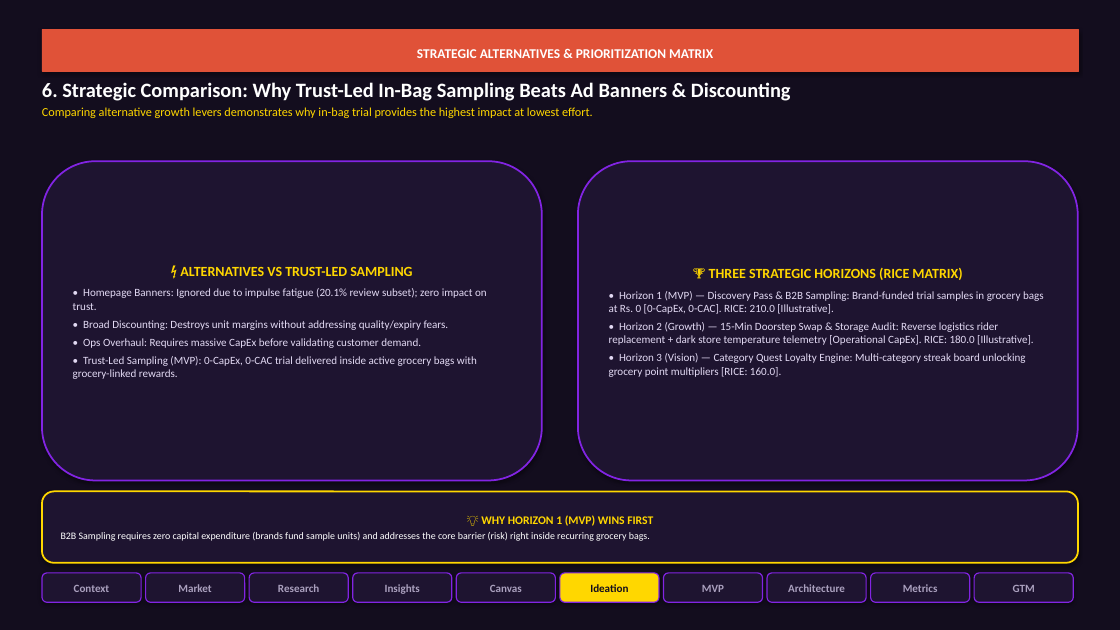
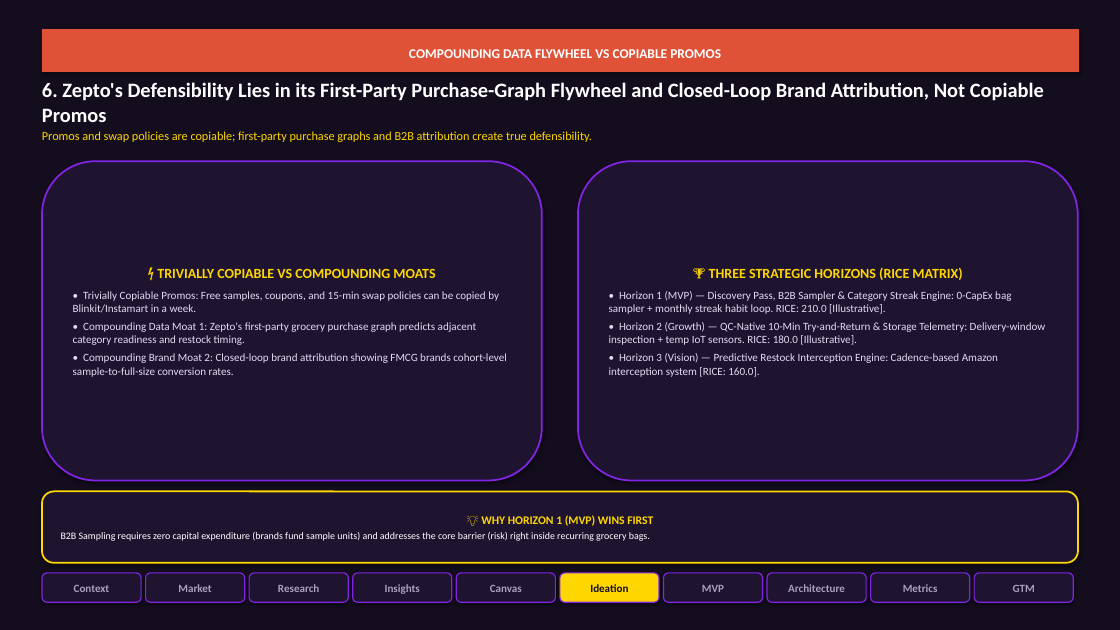
Before and after one commit to akhyashukla03/zeptomvp, a slide deck: slide 6 of NL_Zepto_Growth_PM_Graduation_Project.pptx. Drawn at 1120x630 pixels with LibreOffice and Linux fonts; fonts in the diff are those of the drawing. Boxes give left, top, right and bottom in pixels: in the first picture for what was removed or moved away, otherwise in the second. Text is boxed around its words. In the diff, an @@ line names an element or a change of style, - is before the commit and + after.

Commit message:
Implement 96+ strategic upgrades: repeat habit loop in MVP, category scope concession, unit economics table, data flywheel moat, and randomized holdout incrementality

```diff
--- a/NL_Zepto_Growth_PM_Graduation_Project.pptx
+++ b/NL_Zepto_Growth_PM_Graduation_Project.pptx
@@ text in rectangle at [409, 49, 721, 58]: text changed @@
-STRATEGIC ALTERNATIVES & PRIORITIZATION MATRIX
+COMPOUNDING DATA FLYWHEEL VS COPIABLE PROMOS
@@ text at [42, 82, 1044, 142]: text changed; size 10.5 to 17.5 pt; text colour #FFD700 to #FFFFFF; bold on @@
-6. Strategic Comparison: Why Trust-Led In-Bag Sampling Beats Ad Banners & Discounting
-Comparing alternative growth levers demonstrates why in-bag trial provides the highest impact at lowest effort.
+6. Zepto's Defensibility Lies in its First-Party Purchase-Graph Flywheel and Closed-Loop Brand Attribution, Not Copiable Promos
+Promos and swap policies are copiable; first-party purchase graphs and B2B attribution create true defensibility.
@@ text in rounded rectangle at [73, 269, 506, 377]: text changed @@
-⚡ ALTERNATIVES VS TRUST-LED SAMPLING
-• Homepage Banners: Ignored due to impulse fatigue (20.1% review subset); zero impact on trust.
-• Broad Discounting: Destroys unit margins without addressing quality/expiry fears.
-• Ops Overhaul: Requires massive CapEx before validating customer demand.
-• Trust-Led Sampling (MVP): 0-CapEx, 0-CAC trial delivered inside active grocery bags with grocery-linked rewards.
+⚡ TRIVIALLY COPIABLE VS COMPOUNDING MOATS
+• Trivially Copiable Promos: Free samples, coupons, and 15-min swap policies can be copied by Blinkit/Instamart in a week.
+• Compounding Data Moat 1: Zepto's first-party grocery purchase graph predicts adjacent category readiness and restock timing.
+• Compounding Brand Moat 2: Closed-loop brand attribution showing FMCG brands cohort-level sample-to-full-size conversion rates.
@@ text in rounded rectangle at [609, 291, 1046, 377]: text changed @@
-• Horizon 1 (MVP) — Discovery Pass & B2B Sampling: Brand-funded trial samples in grocery bags at Rs. 0 [0-CapEx, 0-CAC]. RICE: 210.0 [Illustrative].
-• Horizon 2 (Growth) — 15-Min Doorstep Swap & Storage Audit: Reverse logistics rider replacement + dark store temperature telemetry [Operational CapEx]. RICE: 180.0 [Illustrative].
-• Horizon 3 (Vision) — Category Quest Loyalty Engine: Multi-category streak board unlocking grocery point multipliers [RICE: 160.0].
+• Horizon 1 (MVP) — Discovery Pass, B2B Sampler & Category Streak Engine: 0-CapEx bag sampler + monthly streak habit loop. RICE: 210.0 [Illustrative].
+• Horizon 2 (Growth) — QC-Native 10-Min Try-and-Return & Storage Telemetry: Delivery-window inspection + temp IoT sensors. RICE: 180.0 [Illustrative].
+• Horizon 3 (Vision) — Predictive Restock Interception Engine: Cadence-based Amazon interception system [RICE: 160.0].
```
Also in this commit, not shown: 9 other slides changed, 5 other files.
